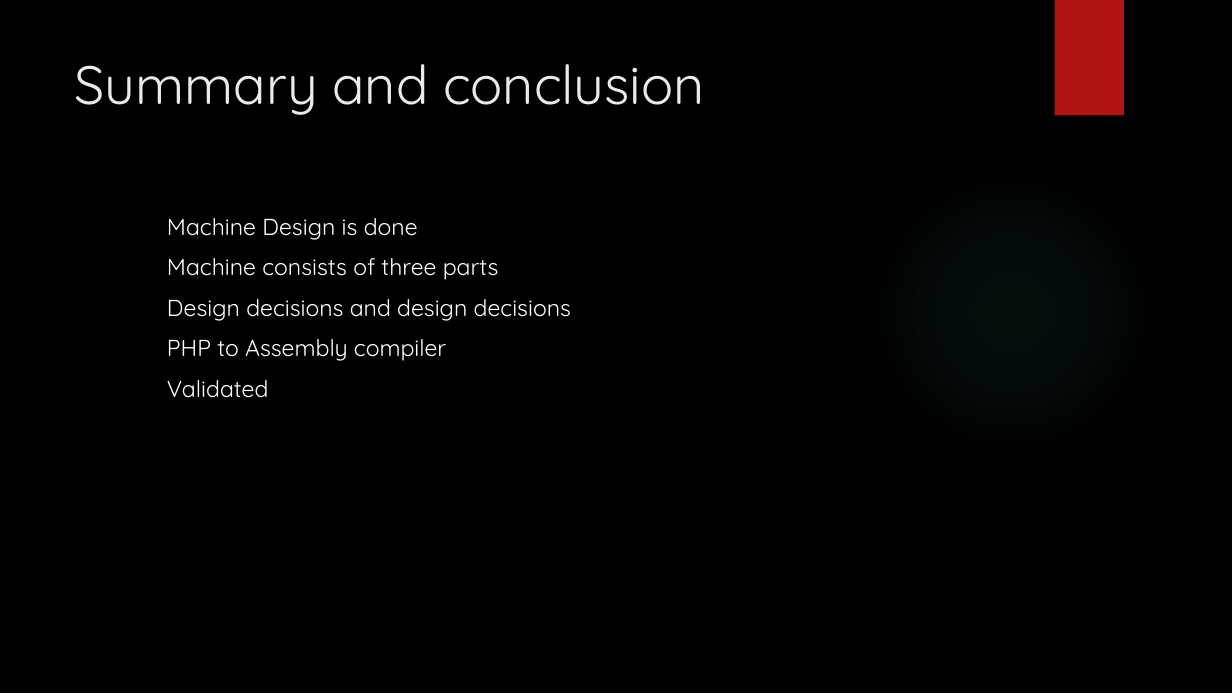
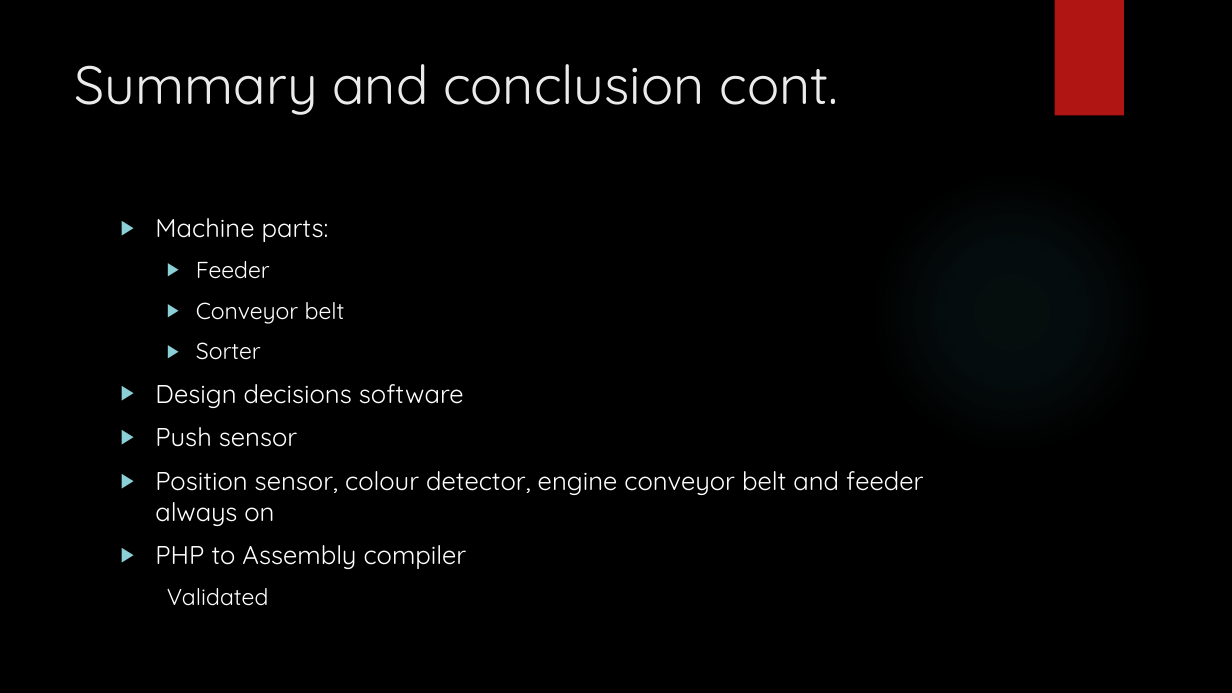
Before and after one commit to Boelensman1/DBL-Embedded-Systems, a slide deck: slide 8 of Mid-term presentation/Second/DBL Embedded Systems.pptx (slide 7 before the commit). Drawn at 1232x693 pixels with LibreOffice and Linux fonts; fonts in the diff are those of the drawing; background and template pictures are left out. Boxes give left, top, right and bottom in pixels: in the first picture for what was removed or moved away, otherwise in the second. Text is boxed around its words. In the diff, an @@ line names an element or a change of style, - is before the commit and + after.

Commit message:
PPT

```diff
--- a/Mid-term presentation/Second/DBL Embedded Systems.pptx
+++ b/Mid-term presentation/Second/DBL Embedded Systems.pptx
@@ title at [75, 64, 838, 115]: text changed @@
-Summary and conclusion
+Summary and conclusion cont.
@@ text at [155, 218, 923, 526]: text changed; size 18 to 20 pt @@
-  Machine Design is done
-  Machine consists of three parts
-  Design decisions and design decisions
+▶ Machine parts:
+  ▶ Feeder
+  ▶ Conveyor belt
+  ▶ Sorter
+▶ Design decisions software
+▶ Push sensor
+▶ Position sensor, colour detector, engine conveyor belt and feeder always on
@@ text at [155, 545, 467, 569]: size 18 to 20 pt in "PHP to Assembly compiler"; bullet none to ▶; list level 2 to 1 in "PHP to Assembly compiler" @@
```
Also in this commit, not shown: 1 slide added.
